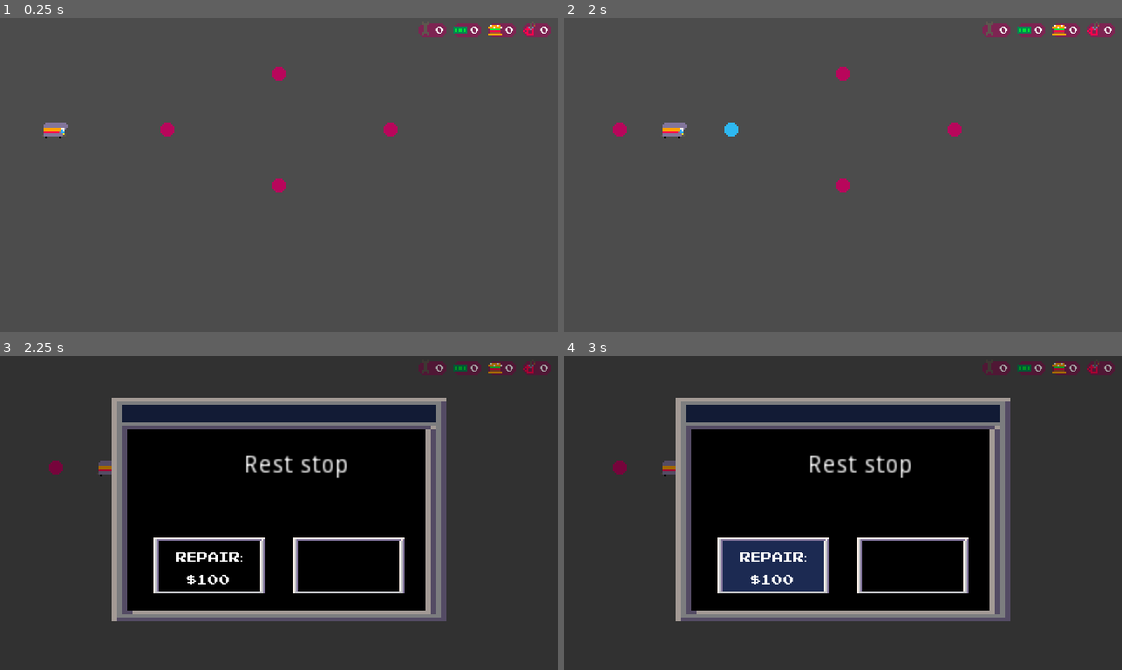
Above: before the commit, frames 1-4 (two rows, left to right).
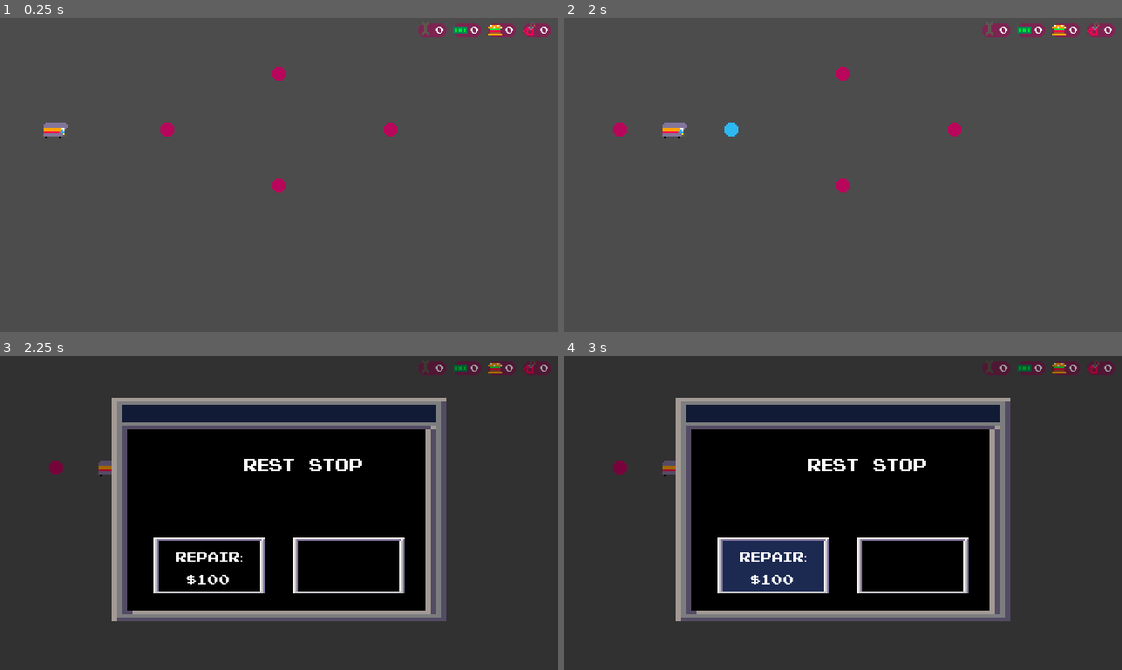
Above: after the commit, the same moments.

Repository: youssefevan/global-game-jam-2023
Game: Godot game, scene res://Scenes/TestingGrounds.tscn
The game is run twice, just before and just after one commit, with the same random seed, the same clock (stepped at 60 frames per second) and the same inputs. This scene is started directly instead of the project's main scene.
Inputs (mouse positions are in pixels of both pictures, inside the frame that each line leads up to):
- Up to frame 1 (0.25 s): no input
- Up to frame 2 (2 s): tap Enter at 0.5 s; move the mouse to (619, 131) at 0.52 s; click (619, 131) at 0.6 s; tap Space at 1.25 s; move the mouse to (731, 131) at 1.27 s; click (731, 131) at 1.35 s
- Up to frame 3 (2.25 s): move the mouse to (334, 443) at 2.02 s; click (334, 443) at 2.1 s
- Up to frame 4 (3 s): tap Enter at 2.75 s; move the mouse to (815, 575) at 2.77 s; click (815, 575) at 2.85 s

Frames 1-2 are identical in both runs. In frame 3, 0.6% of the frame differs, in the area x 43-65%, y 31-39%; in frame 4, 0.6%.

Commit message:
more encounter name

Diff:
--- a/Global Game Jam 2023/Scenes/Encounter.tscn
+++ b/Global Game Jam 2023/Scenes/Encounter.tscn
@@ -6,6 +6,10 @@
 [ext_resource path="res://Sprites/Fonts/PixelEmulator-xq08.ttf" type="DynamicFontData" id=4]
 [ext_resource path="res://Sprites/window2click.png" type="Texture" id=5]
 [ext_resource path="res://Scripts/encounter.gd" type="Script" id=6]
+
+[sub_resource type="DynamicFont" id=3]
+size = 10
+font_data = ExtResource( 4 )
 
 [sub_resource type="Theme" id=1]
 
@@ -34,6 +38,7 @@
 margin_top = 56.0
 margin_right = 180.0
 margin_bottom = 70.0
+custom_fonts/font = SubResource( 3 )
 align = 1
 
 [node name="Pay" type="TextureButton" parent="."]
Not shown: 1 places in Global Game Jam 2023/Scenes/Encounter.tscn that only renumber resources
